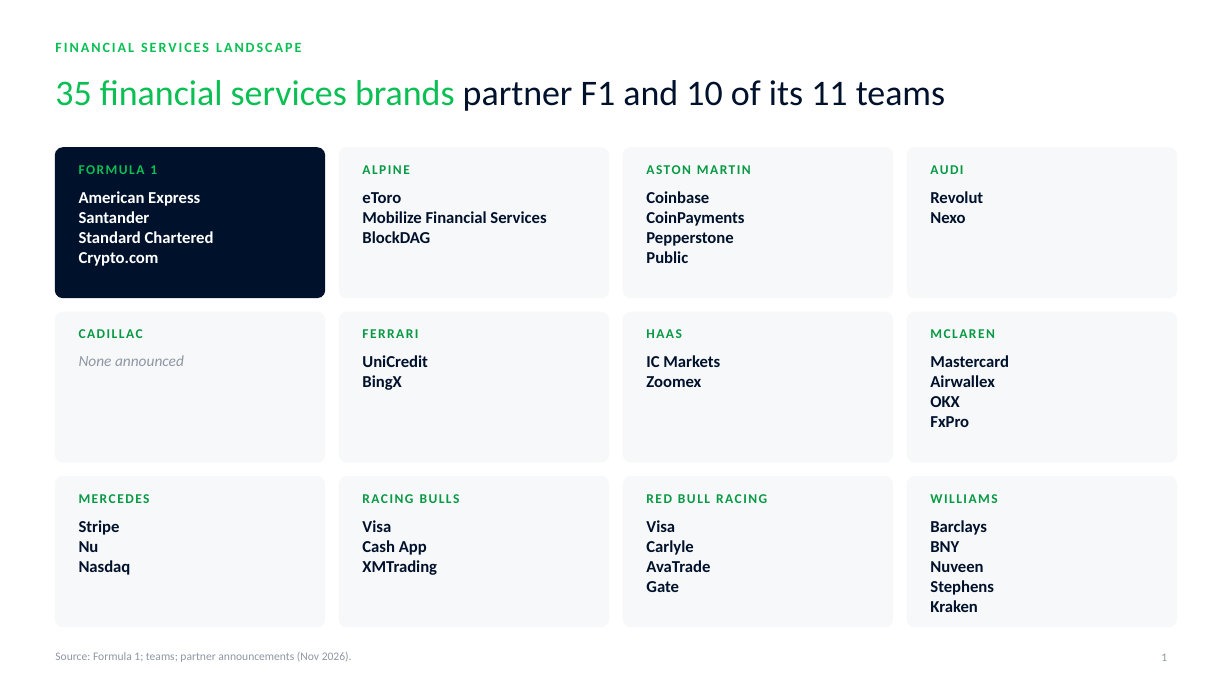
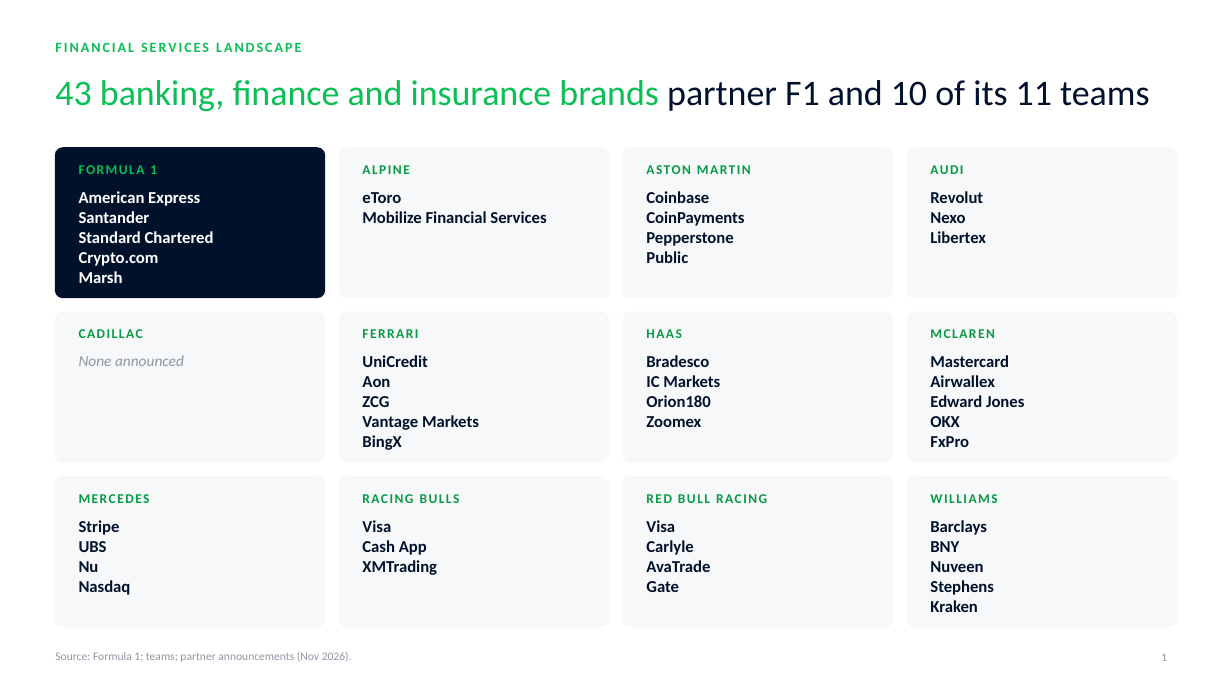
Before and after one commit to rahulgopalan42/rg42, a slide deck: slide 1 of adyen-f1-deck/Adyen x F1 - Financial services landscape.pptx. Drawn at 1232x693 pixels with LibreOffice and Linux fonts; fonts in the diff are those of the drawing; background and template pictures are left out. Boxes give left, top, right and bottom in pixels: in the first picture for what was removed or moved away, otherwise in the second. Text is boxed around its words. In the diff, an @@ line names an element or a change of style, - is before the commit and + after.

```diff
--- a/adyen-f1-deck/Adyen x F1 - Financial services landscape.pptx
+++ b/adyen-f1-deck/Adyen x F1 - Financial services landscape.pptx
@@ title at [55, 80, 1149, 111]: text changed; text colour #00112C to #0ABF53 @@
-35 financial services brands partner F1 and 10 of its 11 teams
+43 banking, finance and insurance brands partner F1 and 10 of its 11 teams
@@ text at [362, 231, 430, 243]: paragraph removed @@
-BlockDAG
@@ text at [930, 231, 986, 243]: paragraph added @@
+Libertex
@@ text at [79, 271, 123, 283]: paragraph added @@
+Marsh
@@ text at [646, 355, 709, 367]: paragraph added @@
+Bradesco
@@ text at [362, 376, 479, 430]: paragraphs added @@
+Aon
+ZCG
+Vantage Markets
@@ text at [646, 395, 710, 407]: paragraph added @@
+Orion180
@@ text at [930, 395, 1024, 407]: paragraph added @@
+Edward Jones
@@ text at [79, 541, 107, 552]: paragraph added @@
+UBS
```
Also in this commit, not shown: 3 other files.
